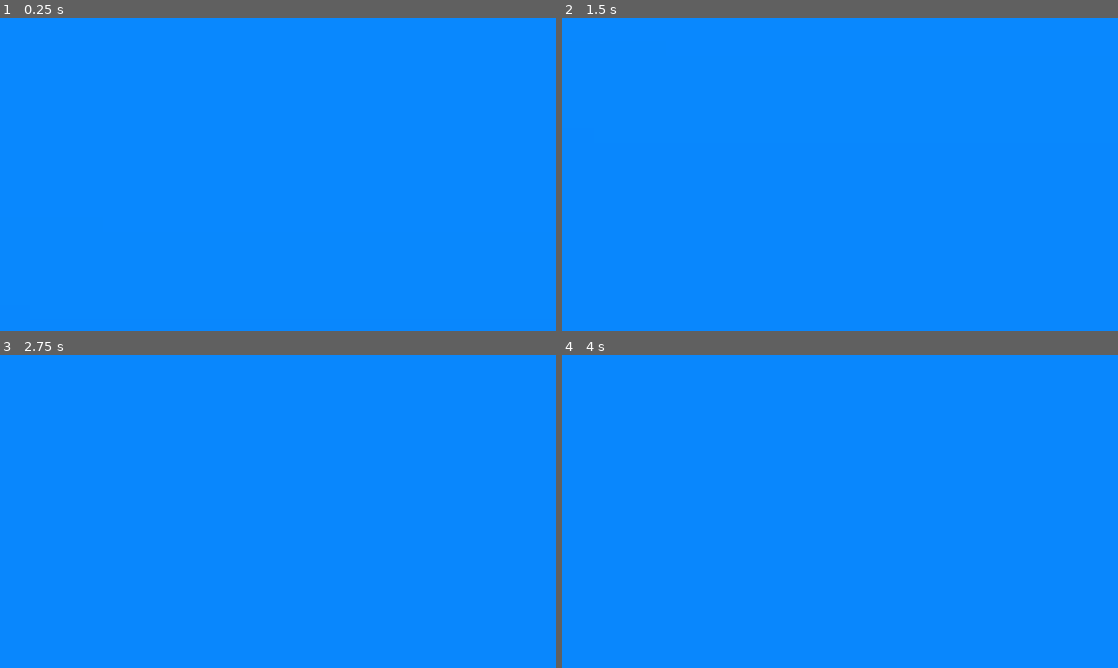
Above: before the commit, frames 1-4 (two rows, left to right).
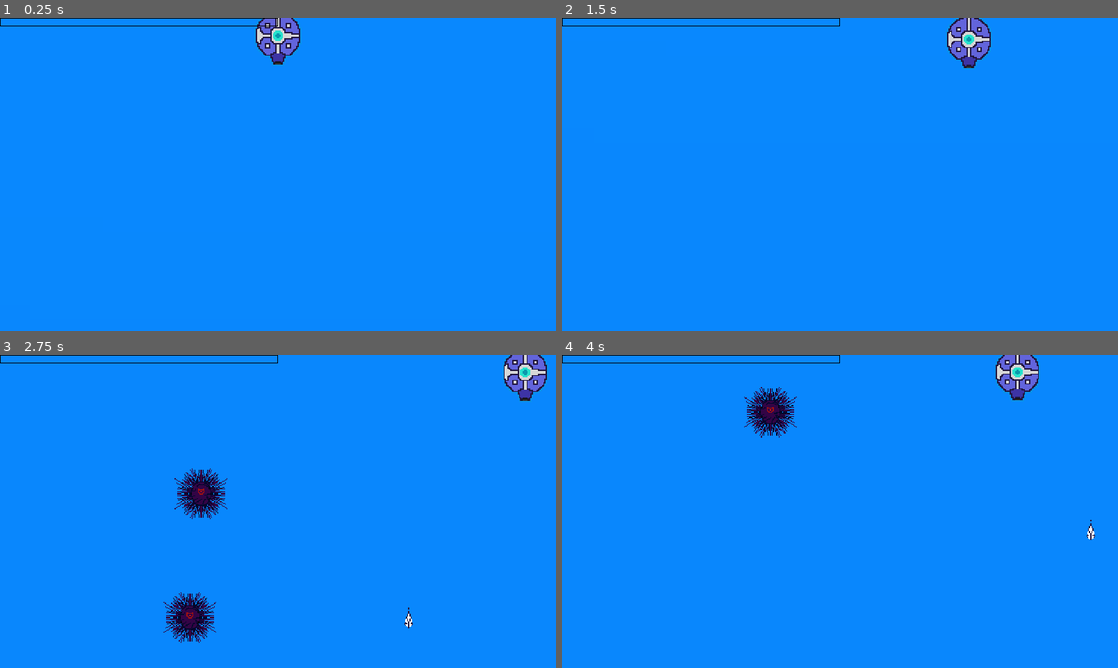
Above: after the commit, the same moments.

Repository: MateusVBC/MiniJAM-01
Game: Godot game, scene res://scenes/game.tscn
Same seed, same stepped clock (60 frames per second), same inputs: the game is played once before the commit and once after it. Sound files missing from this copy of the repository are replaced by a short silence.
Inputs:
- Up to frame 1 (0.25 s): no input
- Up to frame 2 (1.5 s): tap Enter at 0.5 s; hold Right (move_right) 0.53-1.28 s; hold Space (fire_weapon) 0.53-1.28 s; hold Down (move_down) from 1.28 s (still down); tap Space (fire_weapon) at 1.35 s
- Up to frame 3 (2.75 s): release Down (move_down) at 2.03 s; hold Right (move_right) from 2.03 s (still down); hold Space (fire_weapon) from 2.03 s (still down)
- Up to frame 4 (4 s): release Right (move_right) at 2.78 s; release Space (fire_weapon) at 2.78 s; hold Up (move_up) 2.78-3.53 s; tap Space (fire_weapon) at 2.85 s; hold Left (move_left) from 3.53 s (still down); hold Space (fire_weapon) from 3.53 s (still down)

The runs differ from the first frame. In frame 1, 1.1% of the frame differs, in the area x 0-54%, y 0-15%; in frame 2, 1.2%; in frame 3, 2.7%, in the area x 0-99%, y 0-92%; in frame 4, 1.9%.
Error before the commit: Parse Error: Expected indented block after match pattern block. (res://scripts/player.gd:91)

Commit message:
feat - um monte de coisa

Diff:
--- a/scenes/experience.tscn
+++ b/scenes/experience.tscn
@@ -9,7 +9,6 @@
 
 [node name="Experience" type="Area2D" groups=["exp"]]
 collision_layer = 8
-collision_mask = 8
 script = ExtResource("1_wxj45")
 
 [node name="CollisionShape2D" type="CollisionShape2D" parent="."]
--- a/scenes/game.tscn
+++ b/scenes/game.tscn
@@ -1,14 +1,15 @@
-[gd_scene load_steps=14 format=3 uid="uid://nhn45how7fvx"]
+[gd_scene load_steps=15 format=3 uid="uid://nhn45how7fvx"]
 
 [ext_resource type="Script" path="res://scripts/game.gd" id="1_ifo3a"]
 [ext_resource type="PackedScene" uid="uid://d1vsufhiyg8h1" path="res://scenes/player.tscn" id="1_jiuor"]
 [ext_resource type="Script" path="res://scripts/enemy_manager.gd" id="2_7tfmd"]
-[ext_resource type="Texture2D" uid="uid://dvrjqe6c1ylee" path="res://assets/sprites/background/degrade_no_dithering.png" id="2_xelk3"]
+[ext_resource type="Texture2D" uid="uid://b18afjem4ykd4" path="res://assets/sprites/background/degrade_no_dithering_stars.png" id="2_tjbi6"]
 [ext_resource type="Script" path="res://scripts/spawn_info.gd" id="3_bbwdo"]
 [ext_resource type="PackedScene" uid="uid://cw1h2xsx4bw0i" path="res://scenes/enemies/urchin.tscn" id="4_7e6m4"]
 [ext_resource type="PackedScene" uid="uid://bv8n3iqb7xukw" path="res://scenes/camera.tscn" id="4_ywabj"]
 [ext_resource type="PackedScene" uid="uid://cbyfeyy773i1e" path="res://scenes/deep_level.tscn" id="8_03jb3"]
 [ext_resource type="Script" path="res://scripts/deepness.gd" id="8_dvuap"]
+[ext_resource type="Script" path="res://scripts/experience_manager.gd" id="10_xyax8"]
 
 [sub_resource type="Resource" id="Resource_2vgdg"]
 script = ExtResource("3_bbwdo")
@@ -16,7 +17,7 @@
 deep_end = 2
 enemy = ExtResource("4_7e6m4")
 enemy_num = 1
-enemy_spawn_delay = 10
+enemy_spawn_delay = 0
 enemy_spawn_side = Array[int]([0])
 
 [sub_resource type="RectangleShape2D" id="RectangleShape2D_c0rlt"]
@@ -32,7 +33,7 @@
 
 [node name="Sprite2D" type="Sprite2D" parent="."]
 scale = Vector2(33.6424, 33.6424)
-texture = ExtResource("2_xelk3")
+texture = ExtResource("2_tjbi6")
 
 [node name="Enemies" type="Node2D" parent="."]
 script = ExtResource("2_7tfmd")
@@ -48,6 +49,8 @@
 [node name="Player" parent="." instance=ExtResource("1_jiuor")]
 position = Vector2(-1.90735e-06, -167563)
 scale = Vector2(3, 3)
+bonus_speed = Vector2(100, 0)
+bonus_damage = 50.0
 
 [node name="Deepness" type="Node" parent="."]
 script = ExtResource("8_dvuap")
@@ -94,7 +97,12 @@
 level = 5
 
 [node name="CollisionShape2D" type="CollisionShape2D" parent="Deepness/DeepLevel5"]
+position = Vector2(0, 16768)
 scale = Vector2(1.09655, 1.10322)
 shape = SubResource("RectangleShape2D_c0rlt")
 
+[node name="ExperienceManager" type="Node" parent="."]
+script = ExtResource("10_xyax8")
+
+[connection signal="_enemy_death" from="Enemies" to="ExperienceManager" method="_on_enemy_death_create_exp"]
 [connection signal="timeout" from="Enemies/Timer" to="Enemies" method="_on_timer_timeout"]
--- a/scenes/player.tscn
+++ b/scenes/player.tscn
@@ -1,8 +1,10 @@
-[gd_scene load_steps=7 format=3 uid="uid://d1vsufhiyg8h1"]
+[gd_scene load_steps=9 format=3 uid="uid://d1vsufhiyg8h1"]
 
 [ext_resource type="Script" path="res://scripts/player.gd" id="1_cda6g"]
 [ext_resource type="PackedScene" uid="uid://cug25e425ovsl" path="res://scenes/components/health_component.tscn" id="2_0snjm"]
 [ext_resource type="Texture2D" uid="uid://b6wdd0c2r3k6w" path="res://assets/sprites/player/player.png" id="2_e7k0f"]
+[ext_resource type="Texture2D" uid="uid://dx7xx6vfahxlq" path="res://assets/sprites/GUI/exp_background.png" id="4_yoll8"]
+[ext_resource type="Texture2D" uid="uid://dlx33roiu0vlj" path="res://assets/sprites/GUI/exp_progress.png" id="5_x86ir"]
 
 [sub_resource type="CircleShape2D" id="CircleShape2D_q13as"]
 radius = 14.0357
@@ -15,10 +17,6 @@
 
 [node name="Player" type="Area2D"]
 script = ExtResource("1_cda6g")
-speed = null
-melee_damage = null
-projectile_damage = null
-loot_range_scale = null
 
 [node name="HealthComponent" parent="." instance=ExtResource("2_0snjm")]
 
@@ -35,16 +33,33 @@
 scale = Vector2(1, 0.969098)
 
 [node name="LootRange" type="Area2D" parent="." groups=["exp"]]
-collision_layer = 8
+collision_layer = 0
 collision_mask = 8
 
 [node name="CollisionShape2D" type="CollisionShape2D" parent="LootRange"]
 shape = SubResource("CircleShape2D_aqs5f")
 
 [node name="ColletRange" type="Area2D" parent="." groups=["exp"]]
+collision_layer = 0
+collision_mask = 8
 
 [node name="CollisionShape2D2" type="CollisionShape2D" parent="ColletRange"]
 shape = SubResource("CircleShape2D_i2axl")
 
+[node name="GUILayer" type="CanvasLayer" parent="."]
+
+[node name="GUI" type="Control" parent="GUILayer"]
+layout_mode = 3
+anchors_preset = 0
+offset_right = 40.0
+offset_bottom = 40.0
+
+[node name="TextureProgressBar" type="TextureProgressBar" parent="GUILayer/GUI"]
+layout_mode = 0
+offset_right = 40.0
+offset_bottom = 40.0
+texture_under = ExtResource("4_yoll8")
+texture_progress = ExtResource("5_x86ir")
+
 [connection signal="area_entered" from="LootRange" to="." method="_on_loot_range_area_entered"]
 [connection signal="area_entered" from="ColletRange" to="." method="_on_collet_range_area_entered"]
--- a/scenes/projectile.tscn
+++ b/scenes/projectile.tscn
@@ -1,7 +1,8 @@
-[gd_scene load_steps=4 format=3 uid="uid://d11ox2w5cfcwt"]
+[gd_scene load_steps=5 format=3 uid="uid://d11ox2w5cfcwt"]
 
 [ext_resource type="Script" path="res://scripts/projectile.gd" id="1_3hwxw"]
 [ext_resource type="Texture2D" uid="uid://dn10vqgn7l3ye" path="res://assets/sprites/projectiles/shoot_player.png" id="2_yf61u"]
+[ext_resource type="AudioStream" uid="uid://bbowgbgep1svw" path="res://assets/sounds/tap.wav" id="3_2y5cw"]
 
 [sub_resource type="CapsuleShape2D" id="CapsuleShape2D_j2vch"]
 radius = 5.0
@@ -21,4 +22,7 @@
 [node name="Sprite2D" type="Sprite2D" parent="."]
 texture = ExtResource("2_yf61u")
 
+[node name="AudioStreamPlayer2D" type="AudioStreamPlayer2D" parent="."]
+stream = ExtResource("3_2y5cw")
+
 [connection signal="area_entered" from="." to="." method="_on_area_entered"]
--- a/scripts/enemy.gd
+++ b/scripts/enemy.gd
@@ -2,8 +2,12 @@
 
 signal enemy_death(enemy);
 
-@export var speed := Vector2(100.0, -3);
+const Experience = preload("res://scenes/experience.tscn")
+const EXP_ENUM = preload("res://scripts/exp_enum.gd")
+
+@export var speed := Vector2(100.0, -1);
 @export var melee_damage := 1;
+@export var xp_drop = Vector2(1,3);
 
 @onready var health = $HealthComponent;
 @onready var cshape = $CollisionShape2D
@@ -24,7 +28,11 @@
 	area.take_damage(melee_damage);
 
 func _on_death(entity):
-	emit_signal("enemy_death", self);
+	var xp = Experience.instantiate();
+	xp.global_position = global_position;
+	xp.experience = randf_range(xp_drop.x, xp_drop.y)
+	xp.type = randf_range(0, EXP_ENUM.EXP_TYPES.size()-1)
+	emit_signal("enemy_death", xp);
 
 func _on_agro_entered(area):
 	if player == null:
@@ -48,4 +56,3 @@
 func _on_screen_exited():
 	await get_tree().create_timer(1.0).timeout
 	queue_free()
-	pass # Replace with function body.
--- a/scripts/enemy_manager.gd
+++ b/scripts/enemy_manager.gd
@@ -1,10 +1,15 @@
 extends Node2D
+
+signal _enemy_death(exp);
 
 @export var spawns: Array[SpawnInfo] = [];
 
 @onready var player = $"../Player"
 @onready var deepness = $"../Deepness"
 @onready var camera = $"../Camera"
+
+func create_exp_on_enemy_death(exp):
+	emit_signal("_enemy_death", exp);
 
 func _on_timer_timeout():
 	var enemy_spawns = spawns
@@ -22,6 +27,7 @@
 				while  counter < spawn_info.enemy_num:
 					var enemy_spawn = new_enemy.instantiate()
 					enemy_spawn.global_position = get_random_position(spawn_info.enemy_spawn_side)
+					enemy_spawn.connect("enemy_death", create_exp_on_enemy_death);
 					add_child(enemy_spawn)
 					counter += 1
 
--- /dev/null
+++ b/scripts/exp_enum.gd
@@ -0,0 +1,6 @@
+enum EXP_TYPES {
+	DAMAGE,
+	ATK_SPD,
+	MV_SPD,
+	COLECT_RANGE
+}
--- a/scripts/experience.gd
+++ b/scripts/experience.gd
@@ -1,15 +1,16 @@
 extends Area2D
 
-enum TYPES{DAMAGE, ATK_SPD, MV_SPD, COLECT_RANGE}
 
-var spr_green = preload("res://assets/sprites/experience/green_square.png")
-var spr_yellow = preload("res://assets/sprites/experience/yellow_square.png")
-var spr_red = preload("res://assets/sprites/experience/red_square.png")
-var spr_grey = preload("res://assets/sprites/experience/red_square.png")
+const EXP_ENUM = preload("res://scripts/exp_enum.gd");
+
+var spr_green = preload("res://assets/sprites/experience/green_esphere.png")
+var spr_yellow = preload("res://assets/sprites/experience/yellow_gem.png")
+var spr_red = preload("res://assets/sprites/experience/red_crystal.png")
+var spr_grey = preload("res://assets/sprites/experience/grey_crystal.png")
 
 var target = null
-var speed := -1
-var type: TYPES = TYPES.DAMAGE;
+var speed := 0
+var type: EXP_ENUM.EXP_TYPES = EXP_ENUM.EXP_TYPES.DAMAGE;
 
 @export var experience = 1
 
@@ -19,17 +20,17 @@
 
 func _ready():
 	match type:
-		TYPES.DAMAGE:
+		EXP_ENUM.EXP_TYPES.DAMAGE:
 			sprite.texture = spr_red
-		TYPES.ATK_SPD:
+		EXP_ENUM.EXP_TYPES.ATK_SPD:
 			sprite.texture = spr_yellow
-		TYPES.MV_SPD:
+		EXP_ENUM.EXP_TYPES.MV_SPD:
 			sprite.texture = spr_green
 
 func _physics_process(delta):
 	if target != null:
 		global_position = global_position.move_toward(target.global_position, speed)
-		speed += 2*delta
+		speed += 100*delta
 
 func collect():
 	sound.play()
--- /dev/null
+++ b/scripts/experience_manager.gd
@@ -0,0 +1,5 @@
+extends Node
+class_name ExperienceManager
+
+func _on_enemy_death_create_exp(exp):
+	call_deferred("add_child", exp);
--- a/scripts/health_component.gd
+++ b/scripts/health_component.gd
@@ -2,7 +2,7 @@
 
 signal died(entity)
 
-var health = 0;
+var health := 0.0;
 @export var max_health = 5;
 
 func _ready():
--- a/scripts/player.gd
+++ b/scripts/player.gd
@@ -2,6 +2,9 @@
 extends Area2D
 
 signal projectile_shoot(projectile)
+
+const EXP_ENUM = preload("res://scripts/exp_enum.gd");
+var projectile_scene = preload("res://scenes/projectile.tscn");
 
 @onready var muzzle = $Muzzle;
 @onready var health = $HealthComponent;
@@ -9,12 +12,13 @@
 @onready var cshape = $CollisionShape2D;
 @onready var viewport_size = get_viewport_rect().size;
 
-var projectile_scene = preload("res://scenes/projectile.tscn");
-
 var speed := Vector2(300, 250);
 var melee_damage := 5;
+var projectile_damage := 1;
 
-@export var projectile_damage := 1;
+@export var bonus_speed := Vector2(0.0,0.0);
+@export var bonus_damage := 0.0;
+@export var bonus_atack_speed := 0;
 @export var loot_range_scale := 1;
 
 @export var exp_dmg := 0;
@@ -29,14 +33,13 @@
 func _ready():
 	camera.connect("stop_moving_player", func(): move_player_camera = false)
 
-#camera max zoom = 0,174
 func _physics_process(delta):
 	global_position += (
 		Vector2(
 			Input.get_axis("move_left", "move_right"),
 			Input.get_axis("move_up", "move_down")
 		)
-		* speed * delta
+		* get_move_speed() * delta
 		);
 
 	var camera_width = (viewport_size.x / camera.zoom.x) / 2;
@@ -69,14 +72,14 @@
 
 func take_damage(damage):
 	if !damage_cd:
-		shoot_cd = true;
+		damage_cd = true;
 		health.take_damage(damage);
 		await get_tree().create_timer(0.5).timeout;
-		shoot_cd = false;
+		damage_cd = false;
 
 func shoot_projectile():
 	var projectile = projectile_scene.instantiate()
-	projectile.melee_damage = projectile_damage;
+	projectile.melee_damage = get_projectile_damage();
 	projectile.global_position = muzzle.global_position;
 	emit_signal("projectile_shoot", projectile);
 
@@ -84,8 +87,38 @@
 	if area.is_in_group("exp"):
 		area.target = self;
 
-enum TYPES{DAMAGE, ATK_SPD, MV_SPD, COLECT_RANGE}
 func _on_collet_range_area_entered(area):
 	if area.is_in_group("exp"):
-		match area.type:
-			area.TYPES.DAMAGE:
+		collect_exp(area.type, area.collect())
+
+func collect_exp(type, exp):
+		match type:
+			EXP_ENUM.EXP_TYPES.DAMAGE:
+				exp_dmg += exp;
+				if exp_dmg >= ceil(bonus_damage) * 2:
+					exp_dmg = 0;
+					bonus_damage += 0.5;
+			EXP_ENUM.EXP_TYPES.ATK_SPD:
+				exp_atk_spd += exp
+				if exp_atk_spd >= ceil(bonus_atack_speed) * 2:
+					exp_atk_spd = 0;
+					bonus_atack_speed += 0.5;
+			EXP_ENUM.EXP_TYPES.MV_SPD:
+				exp_mv_spd += exp
+				if exp_mv_spd >= ceil(bonus_speed.x) * 2:
+					exp_mv_spd = 0;
+					bonus_speed += Vector2(1, 0.5);
+			EXP_ENUM.EXP_TYPES.COLECT_RANGE:
+				exp_clct_rng += exp
+				if exp_clct_rng >= ceil(loot_range_scale) * 50:
+					exp_clct_rng = 0;
+					loot_range_scale += 0.1;
+
+func get_melee_damage():
+	return melee_damage + (bonus_damage * 2);
+
+func get_projectile_damage():
+	return projectile_damage + bonus_damage;
+
+func get_move_speed():
+	return speed + bonus_speed;
--- a/scripts/projectile.gd
+++ b/scripts/projectile.gd
@@ -1,5 +1,7 @@
 class_name Projectile
 extends Area2D
+
+@onready var audio_player = $AudioStreamPlayer2D
 
 @export var speed := 1000.0;
 @export var melee_damage := 1;
@@ -7,6 +9,9 @@
 var last_area = null;
 
 var movement_vector := Vector2(0, 1);
+
+func _ready():
+	audio_player.play();
 
 func _physics_process(delta):
 	global_position += movement_vector * speed * delta;
Binary file added: assets/sprites/GUI/EmptyItem.png
Not shown, added: assets/sprites/GUI/EmptyItem.png.import
Binary file added: assets/sprites/GUI/exp_background.png
Not shown, added: assets/sprites/GUI/exp_background.png.import
Binary file added: assets/sprites/GUI/exp_progress.png
Not shown, added: assets/sprites/GUI/exp_progress.png.import
Binary file added: assets/sprites/GUI/health.png
Not shown, added: assets/sprites/GUI/health.png.import
Binary file added: assets/sprites/GUI/healthbar.png
Not shown, added: assets/sprites/GUI/healthbar.png.import
Not shown, added: assets/sprites/background/degrade_no_dithering_stars.png.import
Not shown, added: assets/sprites/enemies/squid_animation-Sheet.png.import
(and 4 more such lines)
